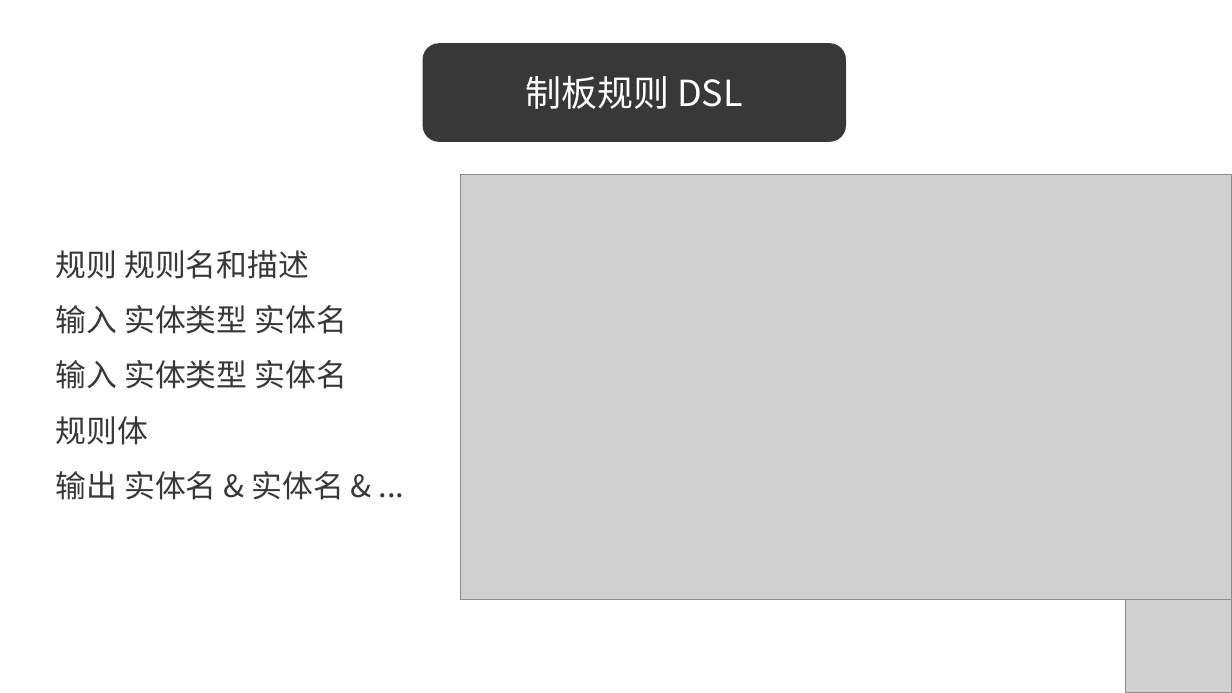
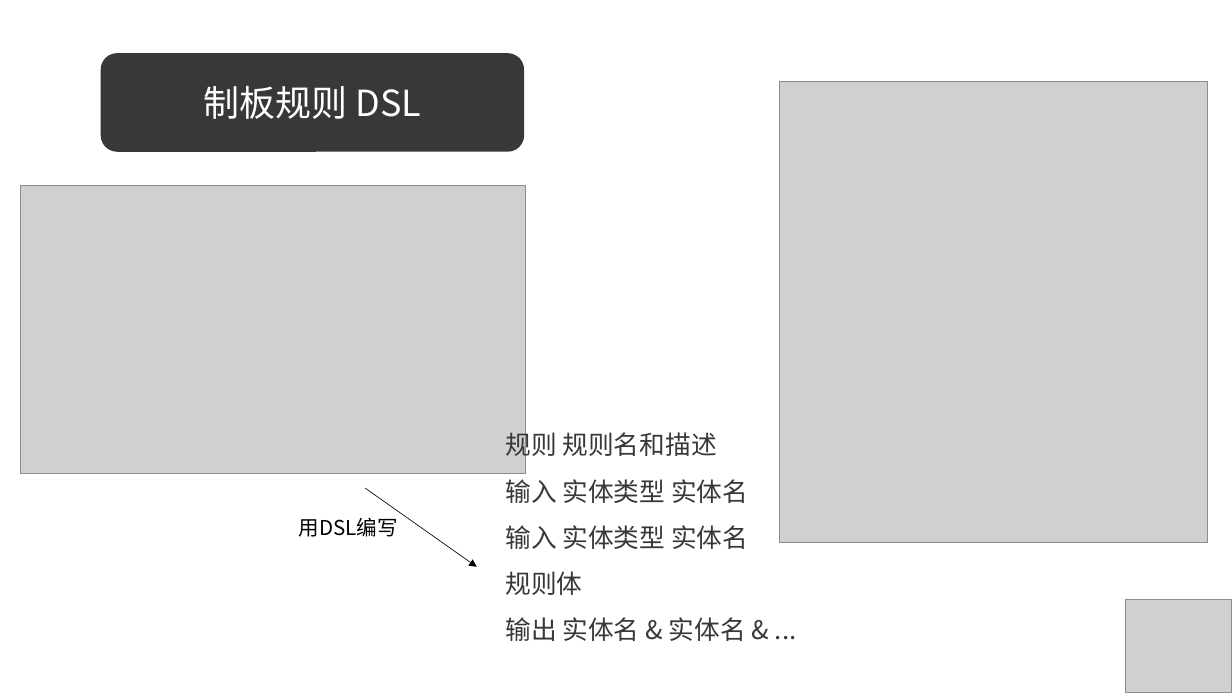
Before and after one commit to wushuangabao/ClothingPatternDesignSystem, a slide deck: slide 15 of 答辩PPT.pptx. Drawn at 1232x693 pixels with LibreOffice and Linux fonts; fonts in the diff are those of the drawing; grey boxes stand for pictures. Boxes give left, top, right and bottom in pixels: in the first picture for what was removed or moved away, otherwise in the second. Text is boxed around its words. In the diff, an @@ line names an element or a change of style, - is before the commit and + after.

```diff
--- a/答辩PPT.pptx
+++ b/答辩PPT.pptx
@@ rounded rectangle "制板规则 DSL": place and size @@
-rounded rectangle "制板规则 DSL" at (422,43,846,142)
+rounded rectangle "制板规则 DSL" at (101,54,524,152)
@@ picture added at (780,81,1208,543) @@
@@ picture removed at (460,175,1232,600) @@
@@ picture added at (20,186,526,473) @@
@@ text "规则 规则名和描述": place and size @@
-text "规则 规则名和描述" at (56,250,346,500)
+text "规则 规则名和描述" at (505,428,748,641)
@@ text "规则 规则名和描述" at (505,428,748,641): size 24 to 20 pt @@
@@ arrow added from (365, 488) to (477, 567), #000000 0.5 pt @@
@@ text added at (299,517,398,537), 16 pt, text #000000 @@
+用DSL编写
```
Also in this commit, not shown: 6 other slides changed, 1 other file.
